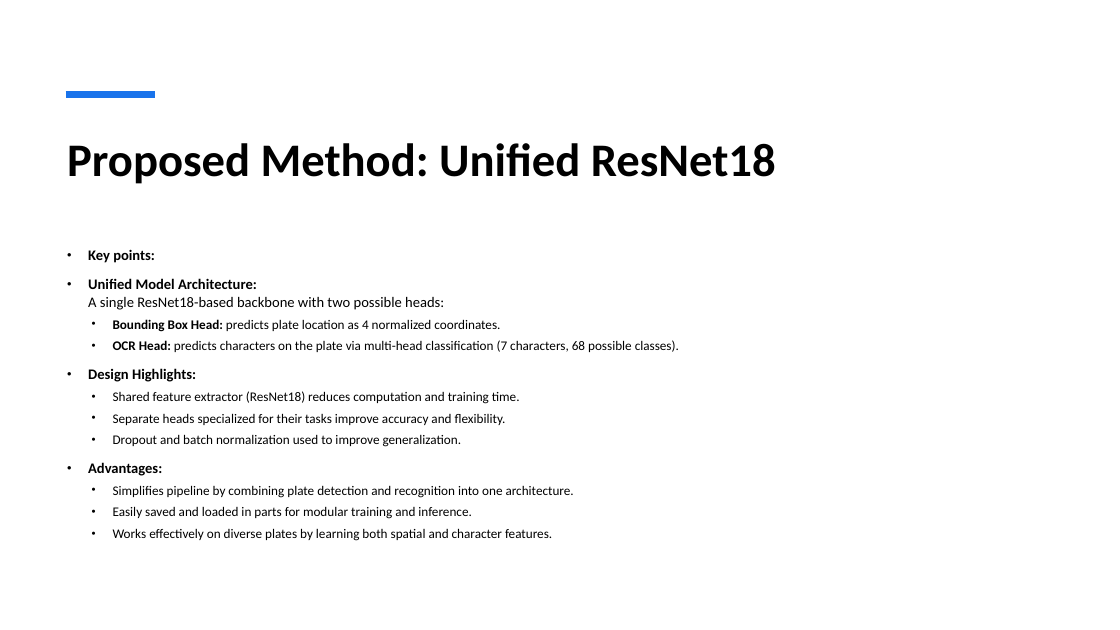
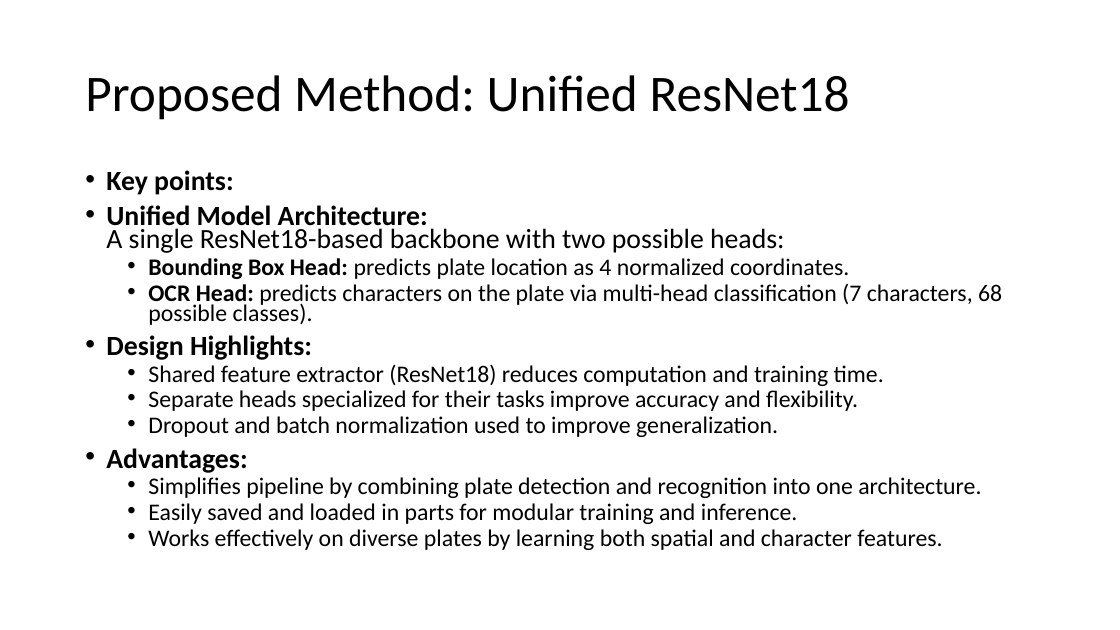
Before and after one commit to Obrigad0/Car-plate-Recognition-and-Reconstruction-with-DL, a slide deck: slide 6 of presentation.pptx. Drawn at 1120x630 pixels with LibreOffice and Linux fonts; fonts in the diff are those of the drawing. Boxes give left, top, right and bottom in pixels: in the first picture for what was removed or moved away, otherwise in the second. Text is boxed around its words. In the diff, an @@ line names an element or a change of style, - is before the commit and + after.

```diff
--- a/presentation.pptx
+++ b/presentation.pptx
@@ title "Proposed Method: Unified ResNet18": place and size @@
-title "Proposed Method: Unified ResNet18" at [67, 143, 776, 184]
+title "Proposed Method: Unified ResNet18" at [85, 75, 850, 120]
@@ title "Proposed Method: Unified ResNet18" at [85, 75, 850, 120]: size 40 to 44 pt, bold off; line spacing 1 to 0.9; vertical alignment top to middle @@
@@ line removed from (66, 95) to (155, 95) @@
@@ text "Key points:": place and size @@
-text "Key points:" at [88, 249, 679, 541]
+text "Key points:" at [106, 170, 1002, 550]
@@ text "Key points:" at [106, 170, 1002, 550]: size 12.5 to 23.8 pt in "Key points:", "Unified Model Architecture: A single ResNet18-based backbone ...", "Design Highlights:", "Advantages:"; size 11.2 to 20.4 pt in "Bounding Box Head: predicts plate location as ...", "OCR Head: predicts characters on the plate ...", "Shared feature extractor (ResNet18) reduces computation and ...", "Separate heads specialized for their tasks improve ..." and 4 more places; line spacing 1 to 0.7; indent changed @@
```
Also in this commit, not shown: 14 other slides changed, 2 slides added, 2 slides removed.
